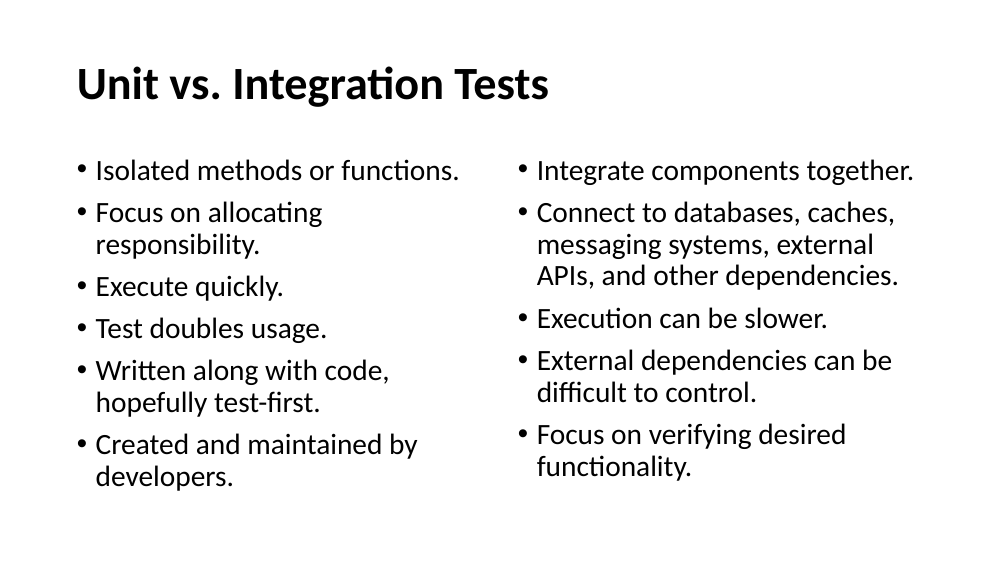
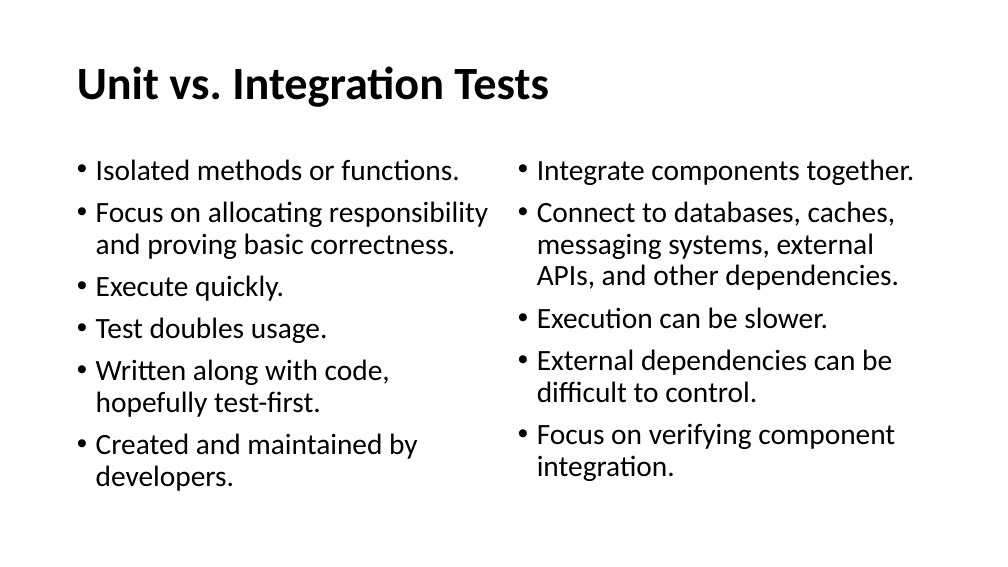
Before and after one commit to cebartling/test-driven, a slide deck: slide 7 of presentations/Introduction to Test-Driven Development.pptx (slide 8 before the commit). Drawn at 1008x567 pixels with LibreOffice and Linux fonts; fonts in the diff are those of the drawing. Boxes give left, top, right and bottom in pixels: in the first picture for what was removed or moved away, otherwise in the second. Text is boxed around its words. In the diff, an @@ line names an element or a change of style, - is before the commit and + after.

```diff
--- a/presentations/Introduction to Test-Driven Development.pptx
+++ b/presentations/Introduction to Test-Driven Development.pptx
@@ text at (x1=96, y1=201, x2=488, y2=259): text changed @@
-• Focus on allocating responsibility.
+• Focus on allocating responsibility and proving basic correctness.
@@ text at (x1=537, y1=424, x2=895, y2=481): text changed @@
-• Focus on verifying desired functionality.
+• Focus on verifying component integration.
```
Also in this commit, not shown: 4 other slides changed, 5 slides removed.
